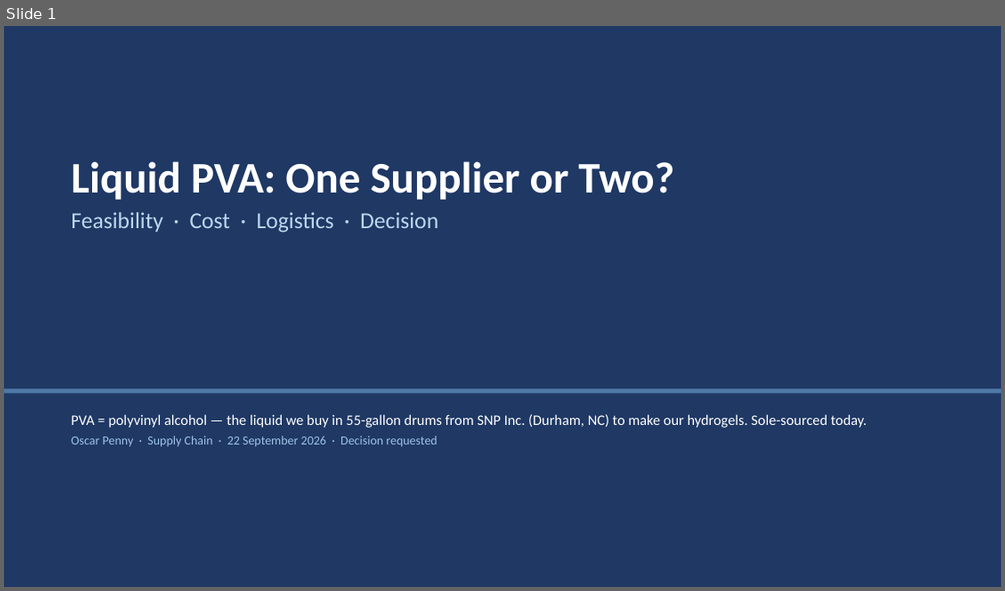
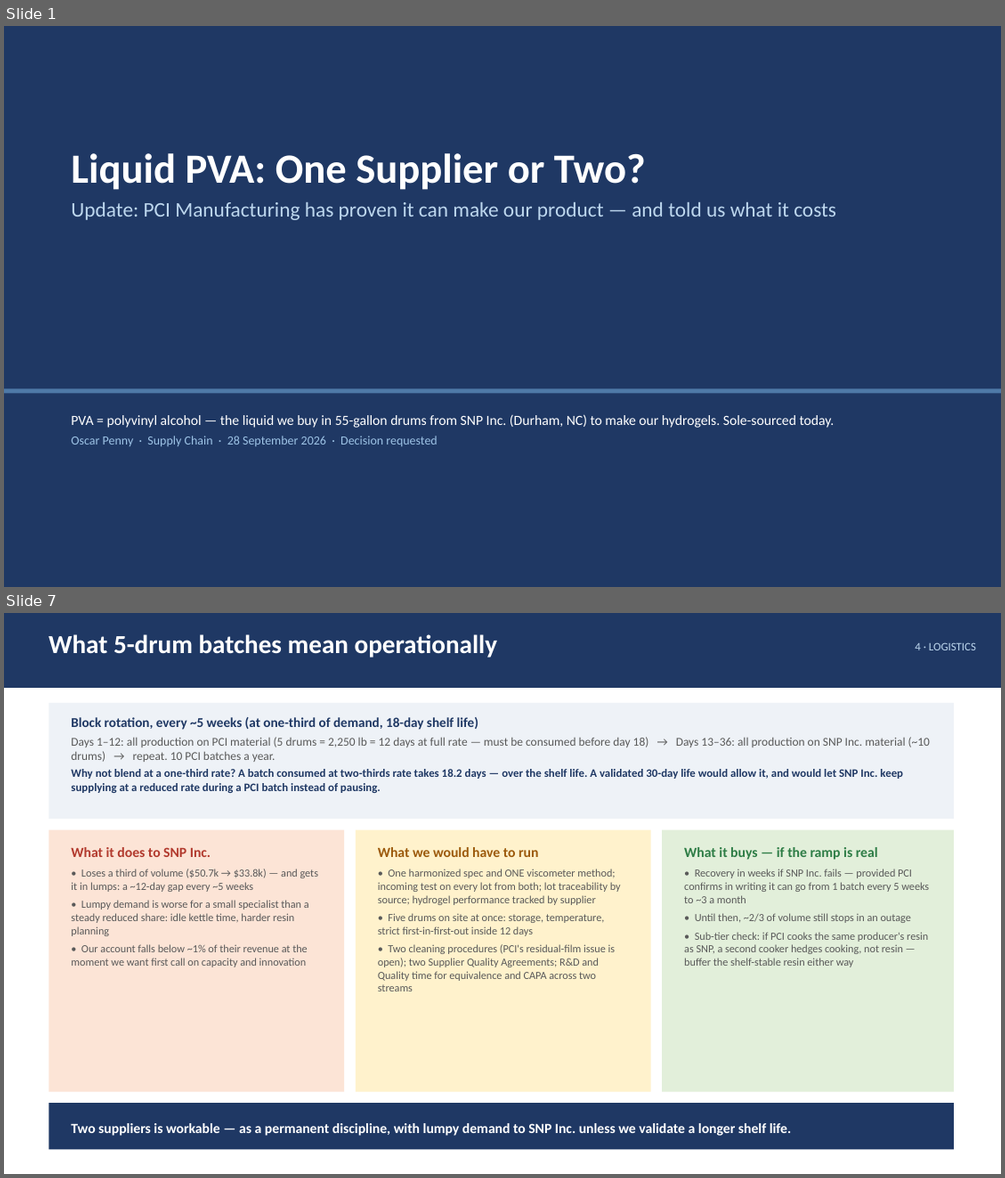
Before and after one commit to naviero1/Claude-Works, a slide deck: PVA second supplier initiative/PVA_Second_Supplier_Leadership_Deck.pptx. Shown one above the other, each under a label of ours: slide 1 before the commit, slides 1 and 7 after it; the slides between them are not shown. The pictures are 1005x591 and 1005x1178 pixels, drawn with LibreOffice and Linux fonts; fonts in the diff are those of the drawing. Boxes give left, top, right and bottom in pixels: in the first picture for what was removed or moved away, otherwise in the second. Text is boxed around its words. In the diff, an @@ line names an element or a change of style, - is before the commit and + after.

```diff
--- a/PVA second supplier initiative/PVA_Second_Supplier_Leadership_Deck.pptx
+++ b/PVA second supplier initiative/PVA_Second_Supplier_Leadership_Deck.pptx
@@ slide 7 added at (4, 613, 1001, 1174), background #FFFFFF @@
@@ rectangle added at (4, 613, 1001, 688), fill #1F3864 @@
@@ text added at (48, 634, 498, 657), 25 pt, text #FFFFFF, bold @@
+What 5-drum batches mean operationally
@@ text added at (914, 642, 976, 650), 11 pt, text #BDD7EE @@
+4 · LOGISTICS
@@ rectangle added at (48, 703, 954, 819), fill #EEF2F7 @@
@@ text added at (71, 717, 930, 793), 11 pt, text #1F3864, bold @@
+Block rotation, every ~5 weeks (at one-third of demand, 18-day shelf life)
+Days 1–12: all production on PCI material (5 drums = 2,250 lb = 12 days at full rate — must be consumed before day 18) → Days 13–36: all production on SNP Inc. material (~10 drums) → repeat. 10 PCI batches a year.
+Why not blend at a one-third rate? A batch consumed at two-thirds rate takes 18.2 days — over the shelf life. A validated 30-day life would allow it, and would let SNP Inc. keep supplying at a reduced rate during a PCI batch instead of pausing.
@@ rectangle added at (48, 830, 344, 1092), fill #FCE4D6 @@
@@ text added at (71, 847, 318, 967), 10.5 pt, text #595959 @@
+What it does to SNP Inc.
+• Loses a third of volume ($50.7k → $33.8k) — and gets it in lumps: a ~12-day gap every ~5 weeks
+• Lumpy demand is worse for a small specialist than a steady reduced share: idle kettle time, harder resin planning
+• Our account falls below ~1% of their revenue at the moment we want first call on capacity and innovation
@@ rectangle added at (356, 830, 651, 1092), fill #FFF2CC @@
@@ text added at (378, 847, 621, 991), 10.5 pt, text #595959 @@
+What we would have to run
+• One harmonized spec and ONE viscometer method; incoming test on every lot from both; lot traceability by source; hydrogel performance tracked by supplier
+• Five drums on site at once: storage, temperature, strict first-in-first-out inside 12 days
+• Two cleaning procedures (PCI's residual-film issue is open); two Supplier Quality Agreements; R&D and Quality time for equivalence and CAPA across two streams
@@ rectangle added at (662, 830, 954, 1092), fill #E2EFDA @@
@@ text added at (684, 847, 929, 967), 10.5 pt, text #595959 @@
+What it buys — if the ramp is real
+• Recovery in weeks if SNP Inc. fails — provided PCI confirms in writing it can go from 1 batch every 5 weeks to ~3 a month
+• Until then, ~2/3 of volume still stops in an outage
+• Sub-tier check: if PCI cooks the same producer's resin as SNP, a second cooker hedges cooking, not resin — buffer the shelf-stable resin either way
@@ rectangle added at (48, 1103, 954, 1149), fill #1F3864 @@
@@ text added at (71, 1123, 791, 1135), 13.5 pt, text #FFFFFF, bold @@
+Two suppliers is workable — as a permanent discipline, with lumpy demand to SNP Inc. unless we validate a longer shelf life.
@@ slide 1 changed as well @@
@@ text "Liquid PVA: One Supplier or ...": place and size @@
-text "Liquid PVA: One Supplier or ..." at (71, 161, 674, 232)
+text "Liquid PVA: One Supplier or ..." at (71, 153, 836, 220)
@@ text at (71, 153, 646, 190): size 42 to 40 pt in "Liquid PVA: One Supplier or Two?" @@
@@ text at (71, 202, 836, 220): text changed; size 22 to 20 pt @@
-Feasibility · Cost · Logistics · Decision
+Update: PCI Manufacturing has proven it can make our product — and told us what it costs
@@ text at (71, 414, 834, 427): size 14 to 13.5 pt in "PVA = polyvinyl alcohol — the liquid ..." @@
@@ text at (71, 435, 437, 446): text changed @@
-Oscar Penny · Supply Chain · 22 September 2026 · Decision requested
+Oscar Penny · Supply Chain · 28 September 2026 · Decision requested
```
Also in this commit, not shown: 5 other slides changed, 4 other slides added, 3 slides removed, 5 other files.
